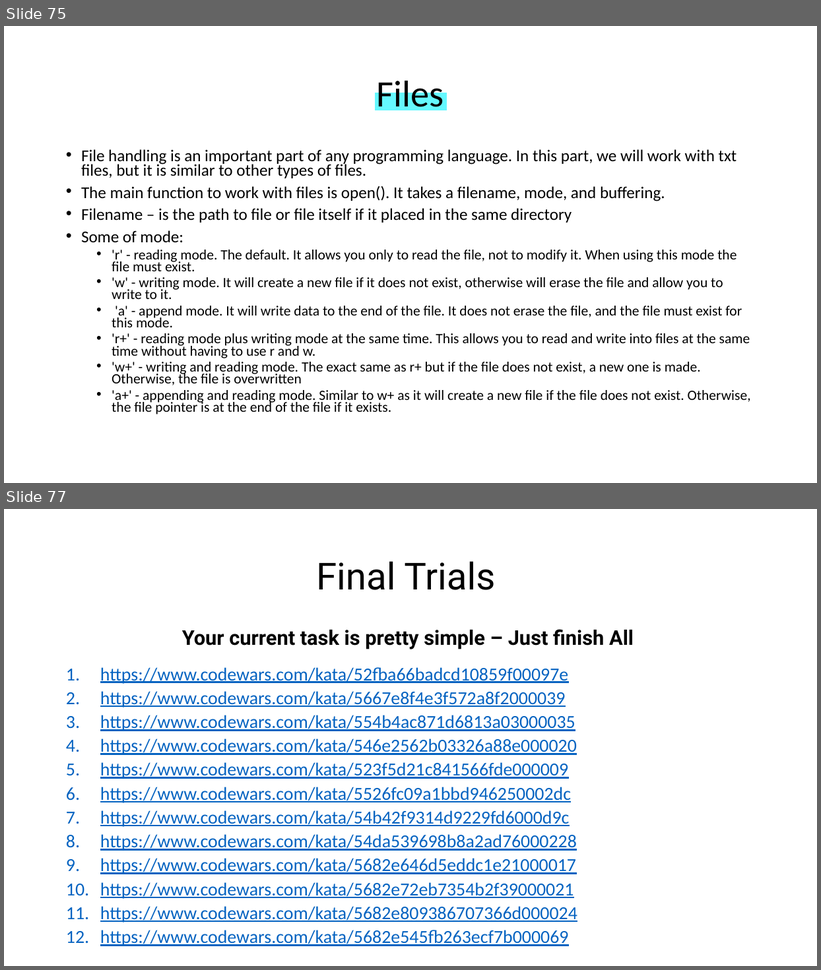
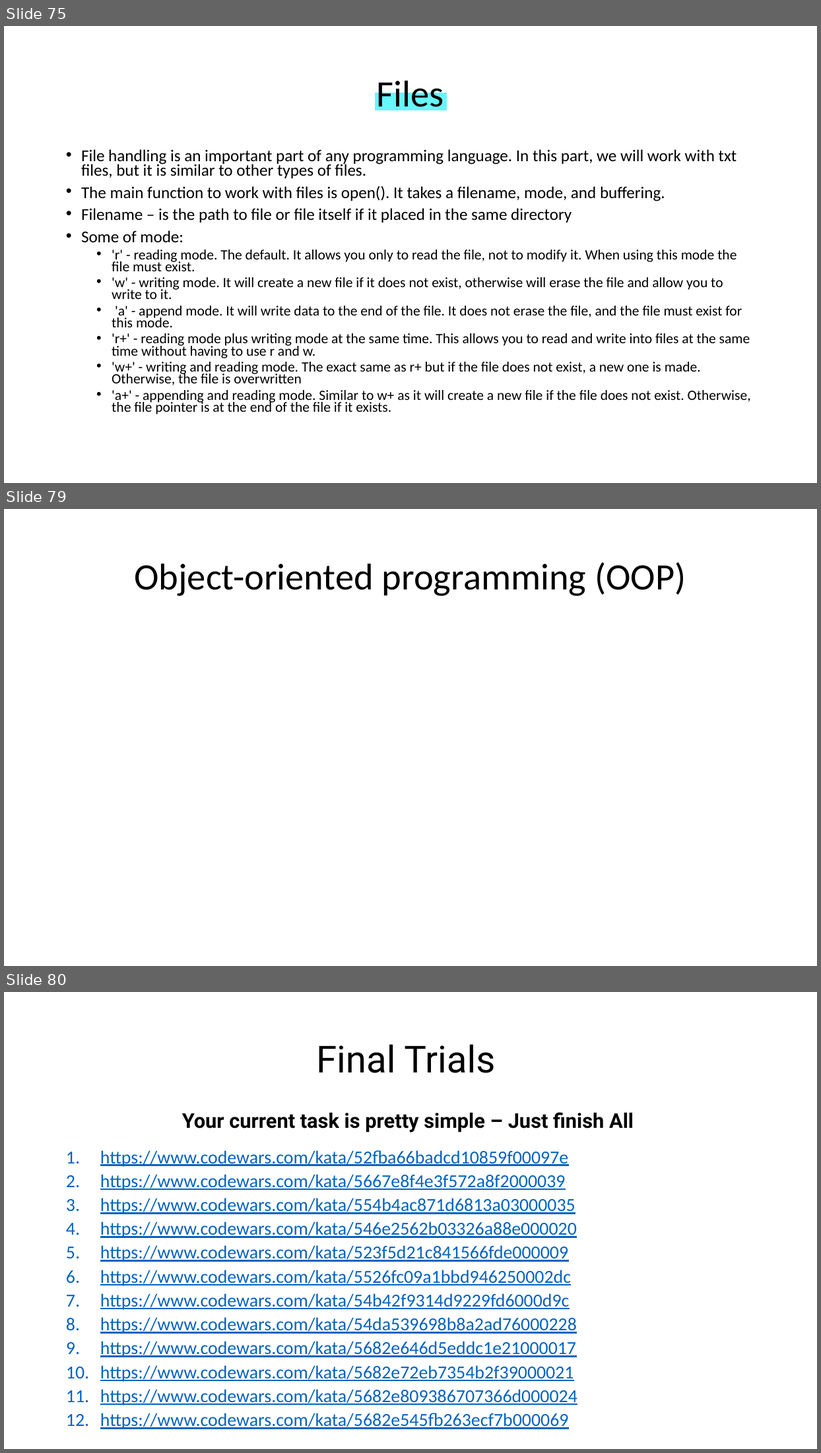
Before and after one commit to WonderLuc/brother-bootcamp, a slide deck: python 101/python_101.pptx. Shown one above the other, each under a label of ours: slides 75 and 77 before the commit, slides 75, 79 and 80 after it; the slides between them are not shown. The pictures are 821x970 and 821x1453 pixels, drawn with LibreOffice and Linux fonts; fonts in the diff are those of the drawing; background and template pictures are left out. Boxes give left, top, right and bottom in pixels: in the first picture for what was removed or moved away, otherwise in the second. Text is boxed around its words. In the diff, an @@ line names an element or a change of style, - is before the commit and + after.

```diff
--- a/python 101/python_101.pptx
+++ b/python 101/python_101.pptx
@@ slide 79 added at (4,509,817,966), background picture (left out) @@
@@ title added at (134,562,686,596), 44 pt, text #000000 @@
+Object-oriented programming (OOP)
@@ what was slide 77 is now slide 80 @@
```
Also in this commit, not shown: 1 slide changed, 3 other slides added, 1 slide removed, 5 other files.
